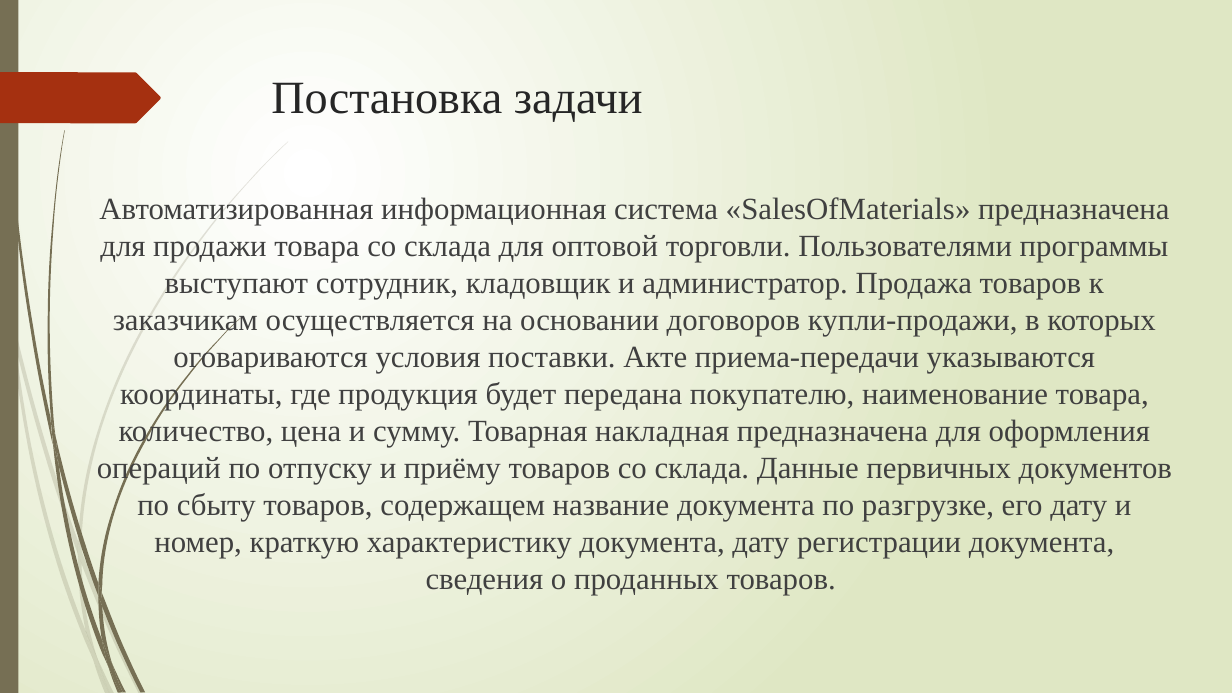
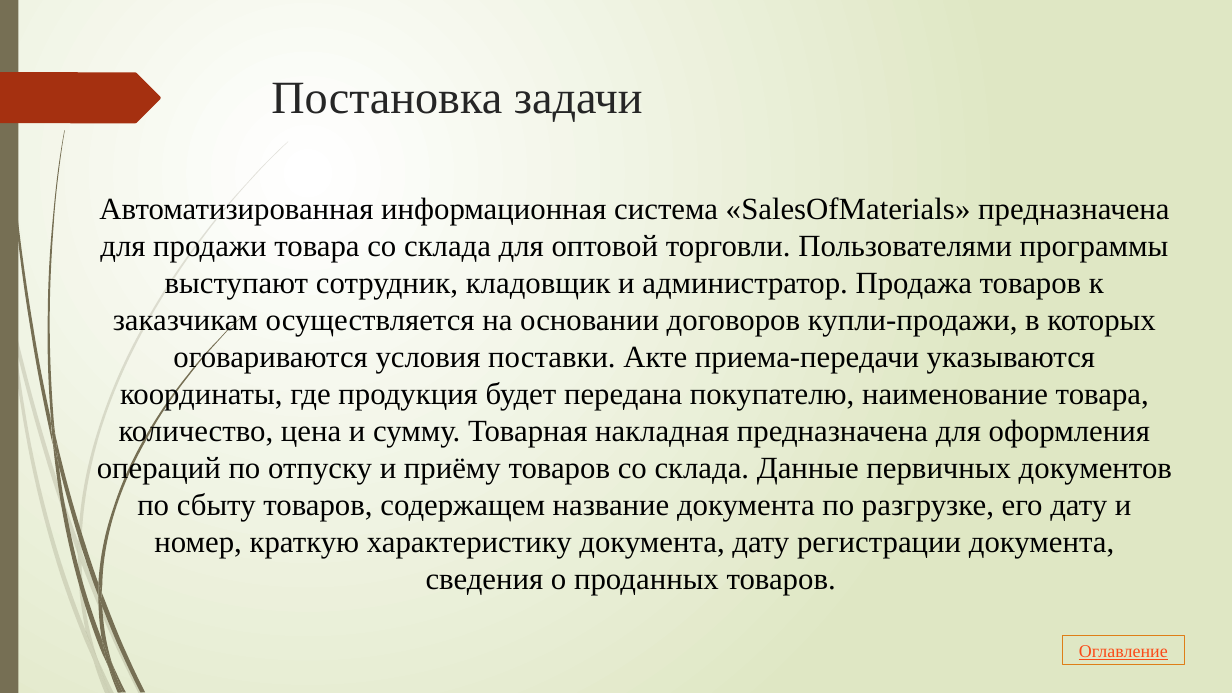
Before and after one commit to Renc345/123122, a slide deck: slide 3 of Стародубцев - Презентация.pptx. Drawn at 1232x693 pixels with LibreOffice and Linux fonts; fonts in the diff are those of the drawing. Boxes give left, top, right and bottom in pixels: in the first picture for what was removed or moved away, otherwise in the second. Text is boxed around its words. In the diff, an @@ line names an element or a change of style, - is before the commit and + after.

```diff
--- a/Стародубцев - Презентация.pptx
+++ b/Стародубцев - Презентация.pptx
@@ text "Автоматизированная информационная система «SalesOfMaterials» ..." at (97,197,1172,595): text colour #404040 to #000000 @@
@@ rectangle added at (1063,636,1185,665), outline #DE7E18 0.75 pt, 14 pt, text #FB4A18, underline @@
+Оглавление
```
Also in this commit, not shown: 7 other slides changed, 3 slides added, 1 slide removed.
